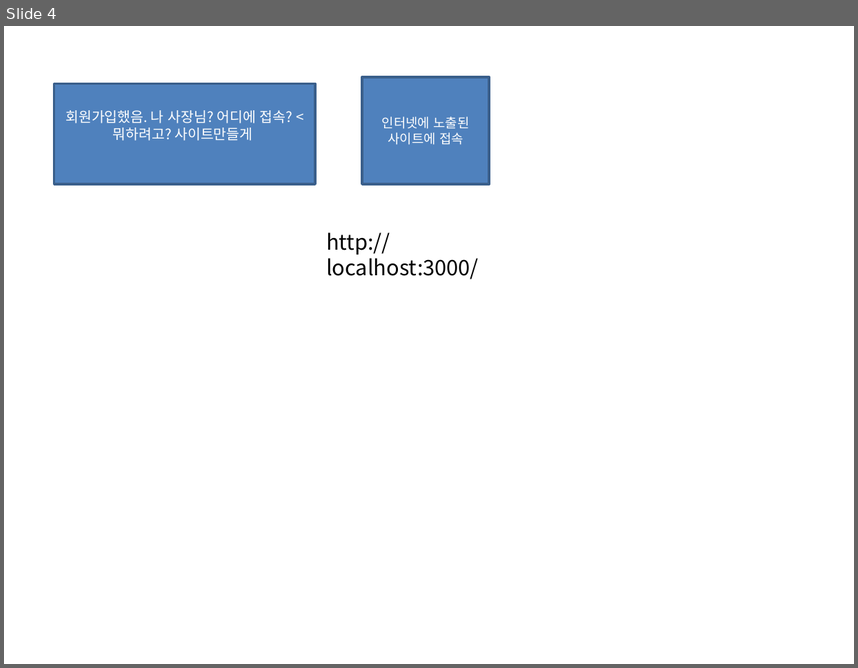
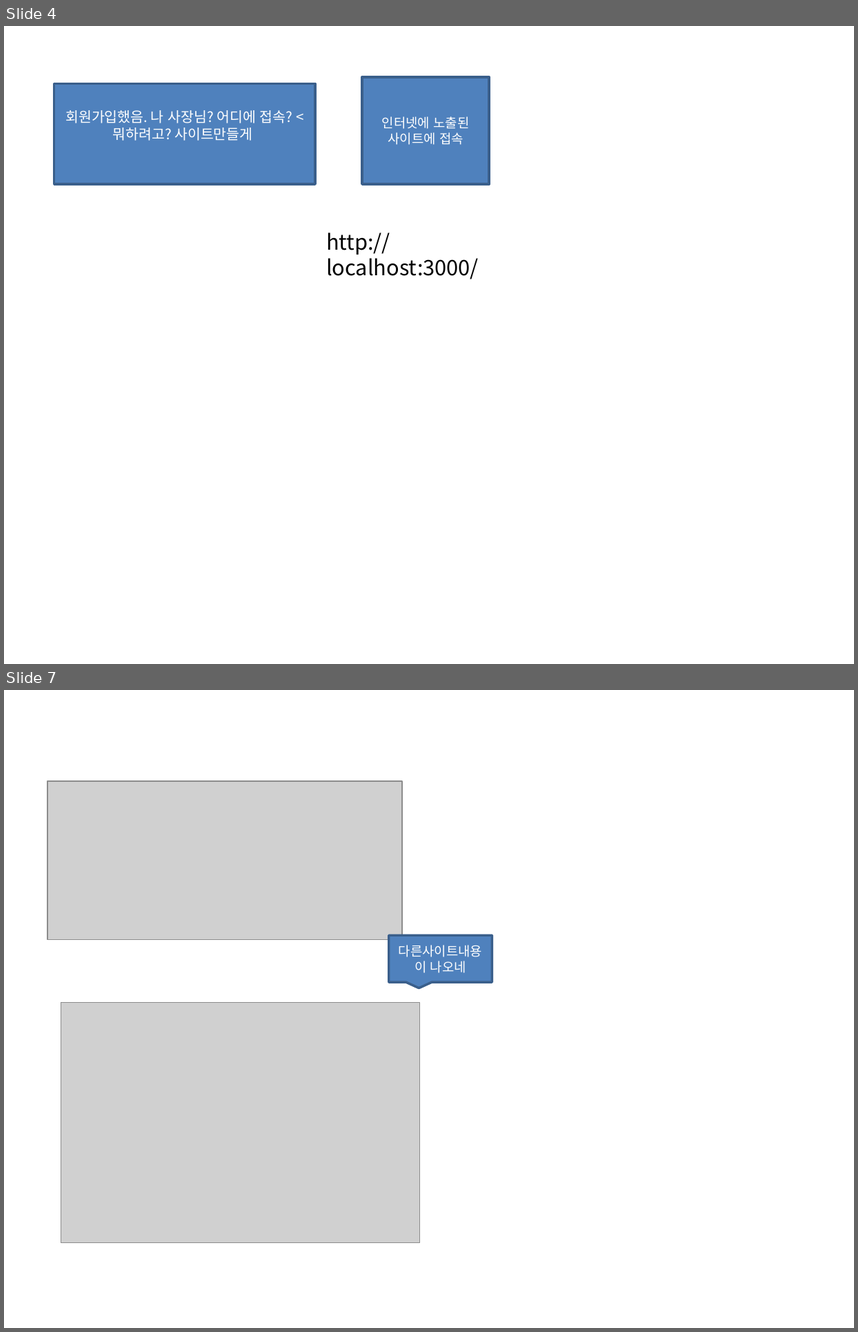
Before and after one commit to oksusoo1/homepageDev, a slide deck: My-plaform기획2.pptx. Shown one above the other, each under a label of ours: slide 4 before the commit, slides 4 and 7 after it; the slides between them are not shown. The pictures are 858x668 and 858x1332 pixels, drawn with LibreOffice and Linux fonts; fonts in the diff are those of the drawing; grey boxes stand for pictures. Boxes give left, top, right and bottom in pixels: in the first picture for what was removed or moved away, otherwise in the second. Text is boxed around its words. In the diff, an @@ line names an element or a change of style, - is before the commit and + after.

```diff
--- a/My-plaform기획2.pptx
+++ b/My-plaform기획2.pptx
@@ slide 7 added at [4, 690, 854, 1328], background #FFFFFF @@
@@ picture added at [47, 781, 402, 939] @@
@@ speech box added at [389, 935, 492, 982], fill #4F81BD, outline #3A5F8C 2 pt, 11 pt, text #FFFFFF @@
+다른사이트내용이 나오네
@@ picture added at [61, 1002, 419, 1243] @@
```
Also in this commit, not shown: 3 other slides added, 18 other files.
